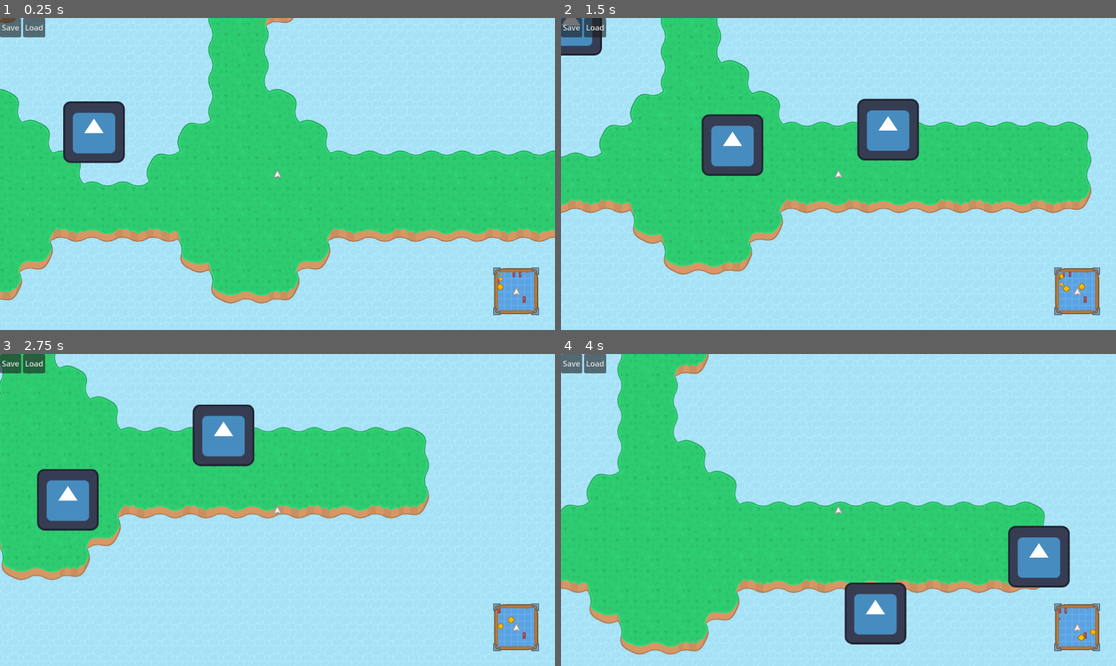
Above: before the commit, frames 1-4 (two rows, left to right).
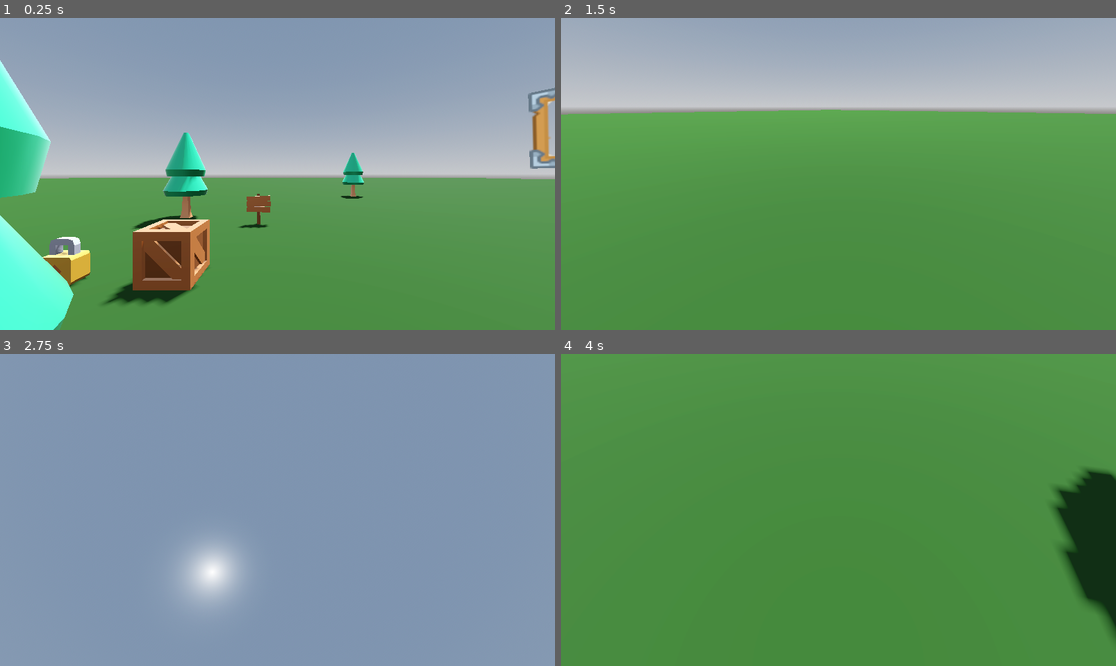
Above: after the commit, the same moments.

Repository: DanX3/godot-library
Game: Godot game, scene res://library/scenes/scene_3d.tscn
Two runs of this game, one before a commit and one after it. Both use one fixed random seed, a clock stepped at 60 frames per second and the inputs below. Before the commit the project starts from res://library/scenes/main.tscn. The engine's default icon, where the game draws it, is replaced by a stand-in: a white triangle on a blue panel in a dark square.
Inputs (mouse positions are in pixels of both pictures, inside the frame that each line leads up to):
- Up to frame 1 (0.25 s): no input
- Up to frame 2 (1.5 s): tap Enter (ui_accept) at 0.5, 0.77 s; move the mouse to (960, 158) at 0.52 s; hold D (move_right) 0.53-1.28 s; move the mouse to (727, 189) at 1.27 s; hold S (move_down) from 1.28 s (still down)
- Up to frame 3 (2.75 s): tap Enter (ui_accept) at 1.52 s; move the mouse to (333, 441) at 2.02 s; release S (move_down) at 2.03 s; hold D (move_right) from 2.03 s (still down)
- Up to frame 4 (4 s): move the mouse to (810, 572) at 2.77 s; release D (move_right) at 2.78 s; hold W (move_up) 2.78-3.53 s; tap Enter (ui_accept) at 3.02, 3.77 s; move the mouse to (1005, 556) at 3.52 s; hold A (move_left) from 3.53 s (still down)

The runs differ from the first frame. In frame 1, 99% of the frame differs, in the area x 0-100%, y 0-100%; in frame 2, 100%; in frame 3, 100%; in frame 4, 100%.

Commit message:
started working on 3D scene. Added billboard and 3D FPS camera

Diff:
--- /dev/null
+++ b/library/scenes/scene_3d.tscn
@@ -0,0 +1,68 @@
+[gd_scene load_steps=13 format=3 uid="uid://c6woq5uplr2ff"]
+
+[ext_resource type="Texture2D" uid="uid://bjconxijh87p0" path="res://library/assets/panel_woodDetail_blank.png" id="1_4jvpv"]
+[ext_resource type="Script" path="res://library/scripts/billboard.gd" id="2_0qa1k"]
+[ext_resource type="Script" path="res://library/scripts/camera_3d.gd" id="3_27rmn"]
+[ext_resource type="PackedScene" uid="uid://c6bu05iwt1w3p" path="res://library/assets/Platform3D/crate.dae" id="4_fapyo"]
+[ext_resource type="PackedScene" uid="uid://byct23mtf84fw" path="res://library/assets/Platform3D/lock.dae" id="5_ydrwt"]
+[ext_resource type="PackedScene" uid="uid://bckixawdf5akl" path="res://library/assets/Platform3D/sign.dae" id="6_62exi"]
+[ext_resource type="PackedScene" uid="uid://c6q3177h6o384" path="res://library/assets/Platform3D/treePine.dae" id="7_py7p0"]
+
+[sub_resource type="ProceduralSkyMaterial" id="ProceduralSkyMaterial_3egvv"]
+sky_horizon_color = Color(0.64625, 0.65575, 0.67075, 1)
+ground_horizon_color = Color(0.64625, 0.65575, 0.67075, 1)
+
+[sub_resource type="Sky" id="Sky_61vwj"]
+sky_material = SubResource("ProceduralSkyMaterial_3egvv")
+
+[sub_resource type="Environment" id="Environment_m2qcq"]
+background_mode = 2
+sky = SubResource("Sky_61vwj")
+tonemap_mode = 2
+glow_enabled = true
+
+[sub_resource type="StandardMaterial3D" id="StandardMaterial3D_snoyr"]
+albedo_color = Color(0.121569, 0.258824, 0.0588235, 1)
+
+[sub_resource type="PlaneMesh" id="PlaneMesh_tfary"]
+material = SubResource("StandardMaterial3D_snoyr")
+size = Vector2(100, 100)
+
+[node name="Node3D" type="Node3D"]
+
+[node name="WorldEnvironment" type="WorldEnvironment" parent="."]
+environment = SubResource("Environment_m2qcq")
+
+[node name="DirectionalLight3D" type="DirectionalLight3D" parent="."]
+transform = Transform3D(-0.866023, -0.433016, 0.250001, 0, 0.499998, 0.866027, -0.500003, 0.749999, -0.43301, 0, 0, 0)
+shadow_enabled = true
+
+[node name="CSGMesh3D" type="CSGMesh3D" parent="."]
+mesh = SubResource("PlaneMesh_tfary")
+
+[node name="Camera3D" type="Camera3D" parent="."]
+transform = Transform3D(1, 0, 0, 0, 1, 0, 0, 0, 1, 0, 1, 2)
+script = ExtResource("3_27rmn")
+
+[node name="crate" parent="." instance=ExtResource("4_fapyo")]
+transform = Transform3D(1, 0, 0, 0, 1, 0, 0, 0, 1, -1, 0, 0)
+
+[node name="lock" parent="." instance=ExtResource("5_ydrwt")]
+transform = Transform3D(1, 0, 0, 0, 1, 0, 0, 0, 1, -1.99042, 0, 0.0936586)
+
+[node name="sign" parent="." instance=ExtResource("6_62exi")]
+transform = Transform3D(1, 0, 0, 0, 1, 0, 0, 0, 1, -0.377459, 1.19209e-07, -2.07383)
+
+[node name="treePine" parent="." instance=ExtResource("7_py7p0")]
+transform = Transform3D(1, 0, 0, 0, 1, 0, 0, 0, 1, -2.10342, 0, -2.69127)
+
+[node name="treePine2" parent="." instance=ExtResource("7_py7p0")]
+transform = Transform3D(1, 0, 0, 0, 1, 0, 0, 0, 1, -0.950787, 0, 1.72182)
+
+[node name="treePine3" parent="." instance=ExtResource("7_py7p0")]
+transform = Transform3D(1, 0, 0, 0, 1, 0, 0, 0, 1, 3.41274, 0, -7.18719)
+
+[node name="Billboard" type="Sprite3D" parent="."]
+transform = Transform3D(1, 0, 0, 0, 1, 0, 0, 0, 1, 2.32804, 1.36451, 0.527775)
+texture = ExtResource("1_4jvpv")
+script = ExtResource("2_0qa1k")
--- /dev/null
+++ b/library/scripts/billboard.gd
@@ -0,0 +1,10 @@
+class_name Billboard extends Sprite3D
+
+# Called when the node enters the scene tree for the first time.
+func _ready():
+	pass # Replace with function body.
+
+
+# Called every frame. 'delta' is the elapsed time since the previous frame.
+func _process(delta):
+	look_at(get_viewport().get_camera_3d().global_position)
--- /dev/null
+++ b/library/scripts/camera_3d.gd
@@ -0,0 +1,27 @@
+extends Camera3D
+
+const SPEED = 2.0
+
+# Called when the node enters the scene tree for the first time.
+func _ready():
+	pass # Replace with function body.
+	Input.mouse_mode = Input.MOUSE_MODE_CONFINED_HIDDEN
+
+
+# Called every frame. 'delta' is the elapsed time since the previous frame.
+func _process(delta):
+	pass
+
+const MOUSE_SENSITIVITY = 0.01
+
+func _input(event):
+	if event is InputEventMouseMotion:
+		rotation += MOUSE_SENSITIVITY * Vector3(-event.relative.y, -event.relative.x, 0.0)
+
+func _physics_process(delta):
+	var direction = Vector3(Input.get_axis("move_left", "move_right"), 0, Input.get_axis("move_up", "move_down"))
+	var basis = global_transform.basis
+	var basis_x = (basis.x * Vector3(1.0, 0.0, 1.0)).normalized()
+	var basis_z = (basis.z * Vector3(1.0, 0.0, 1.0)).normalized()
+	var movement = direction.x * basis_x + direction.z * basis_z
+	position += delta * movement * SPEED
--- a/project.godot
+++ b/project.godot
@@ -11,7 +11,7 @@
 [application]
 
 config/name="Library"
-run/main_scene="res://library/scenes/main.tscn"
+run/main_scene="res://library/scenes/scene_3d.tscn"
 config/features=PackedStringArray("4.1", "Forward Plus")
 config/icon="res://icon.svg"
 
Not shown, added: library/assets/Platform3D/buttonRound.dae
Not shown, added: library/assets/Platform3D/buttonRound.dae.import
Not shown, added: library/assets/Platform3D/coinGold.dae
Not shown, added: library/assets/Platform3D/coinGold.dae.import
Not shown, added: library/assets/Platform3D/crate.dae
Not shown, added: library/assets/Platform3D/crate.dae.import
Not shown, added: library/assets/Platform3D/heart.dae
Not shown, added: library/assets/Platform3D/heart.dae.import
Not shown, added: library/assets/Platform3D/key.dae
Not shown, added: library/assets/Platform3D/key.dae.import
Not shown, added: library/assets/Platform3D/lever.dae
Not shown, added: library/assets/Platform3D/lever.dae.import
(and 8 more such lines)
